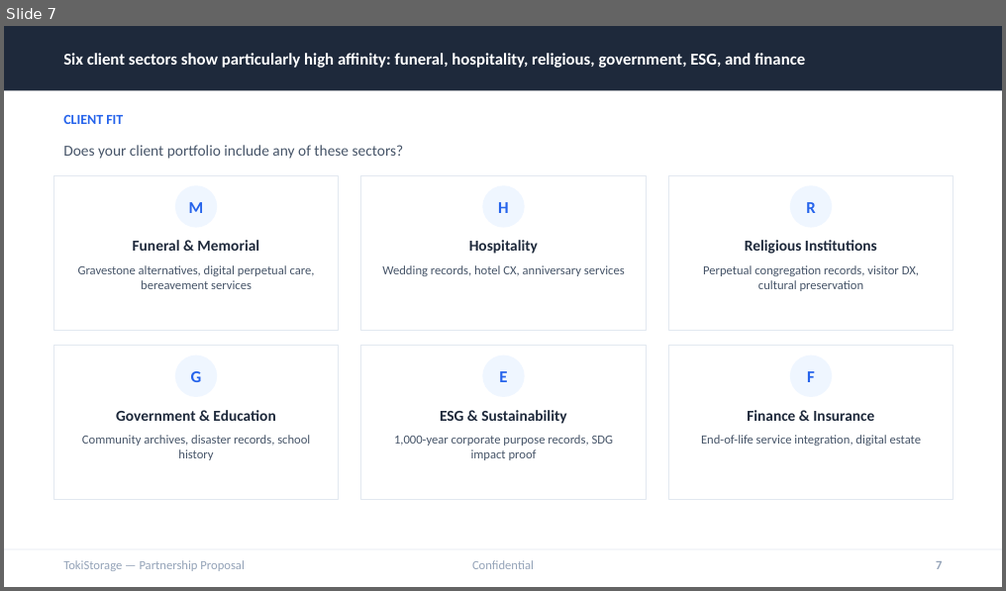
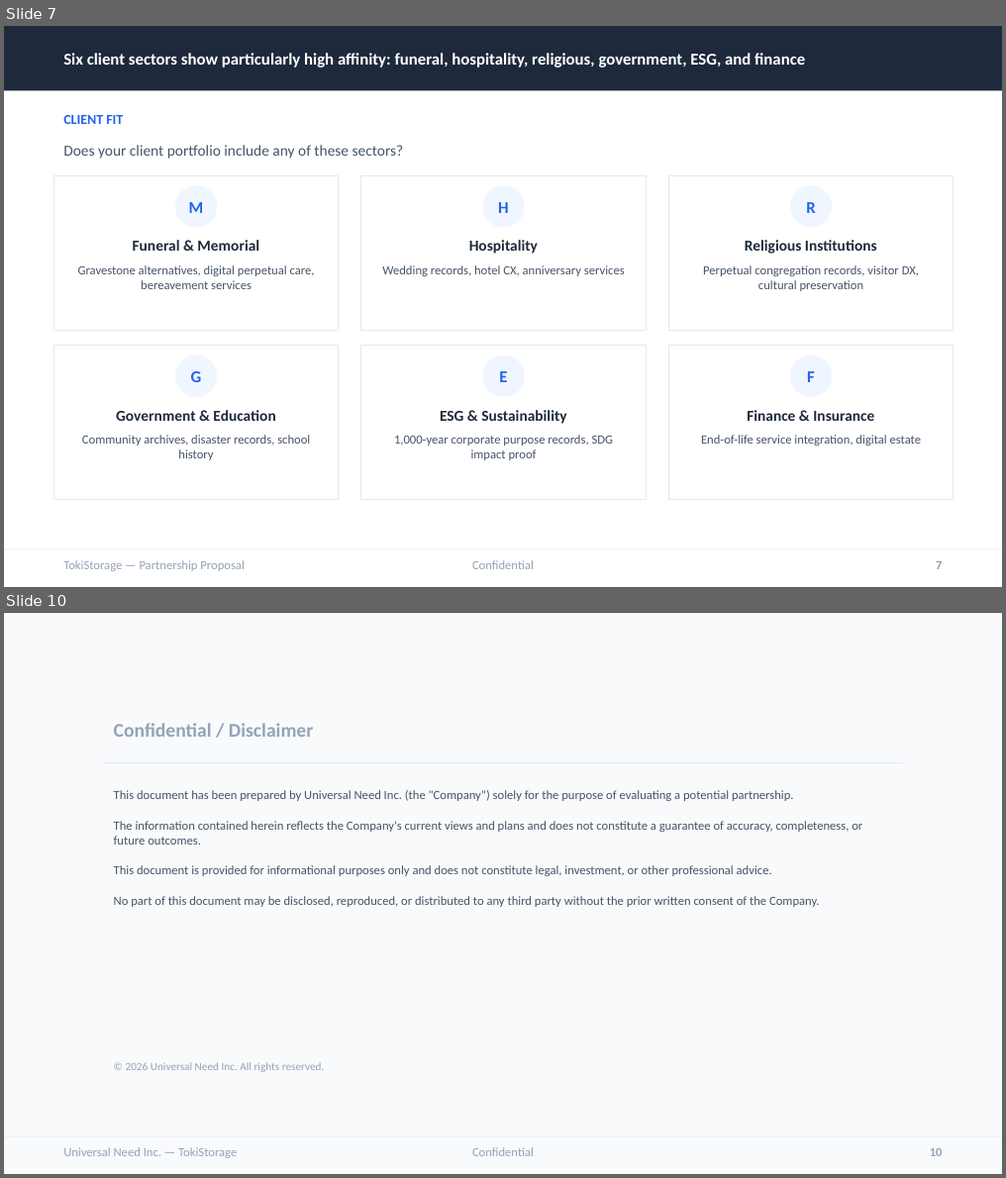
Before and after one commit to timeless-residents/pearlmemorial, a slide deck: toki/tokistorage-partnership-deck-en.pptx. Shown one above the other, each under a label of ours: slide 7 before the commit, slides 7 and 10 after it; the slides between them are not shown. The pictures are 1006x591 and 1006x1178 pixels, drawn with LibreOffice and Linux fonts; fonts in the diff are those of the drawing. Boxes give left, top, right and bottom in pixels: in the first picture for what was removed or moved away, otherwise in the second. Text is boxed around its words. In the diff, an @@ line names an element or a change of style, - is before the commit and + after.

```diff
--- a/toki/tokistorage-partnership-deck-en.pptx
+++ b/toki/tokistorage-partnership-deck-en.pptx
@@ slide 10 added at box(4, 613, 1002, 1174), background #FFFFFF @@
@@ rectangle added at box(4, 613, 1002, 1173), fill #F8FAFC @@
@@ text added at box(114, 723, 313, 737), 14 pt, text #94A3B8, bold @@
+Confidential / Disclaimer
@@ rectangle added at box(104, 762, 902, 763), fill #E2E8F0 @@
@@ text added at box(114, 790, 862, 907), 9 pt, text #475569 @@
+This document has been prepared by Universal Need Inc. (the "Company") solely for the purpose of evaluating a potential partnership.
+The information contained herein reflects the Company's current views and plans and does not constitute a guarantee of accuracy, completeness, or future outcomes.
+This document is provided for informational purposes only and does not constitute legal, investment, or other professional advice.
+No part of this document may be disclosed, reproduced, or distributed to any third party without the prior written consent of the Company.
@@ text added at box(126, 1062, 325, 1072), 8 pt, text #94A3B8 @@
+© 2026 Universal Need Inc. All rights reserved.
@@ rectangle added at box(4, 1137, 1002, 1138), fill #E2E8F0 @@
@@ text added at box(63, 1148, 237, 1158), 9 pt, text #94A3B8 @@
+Universal Need Inc. — TokiStorage
@@ text added at box(472, 1148, 534, 1157), 9 pt, text #94A3B8 @@
+Confidential
@@ text added at box(930, 1149, 943, 1157), 9 pt, text #94A3B8, bold @@
+10
```
Also in this commit, not shown: 1 slide changed, 2 other slides added, 2 slides removed, 4 other files.
